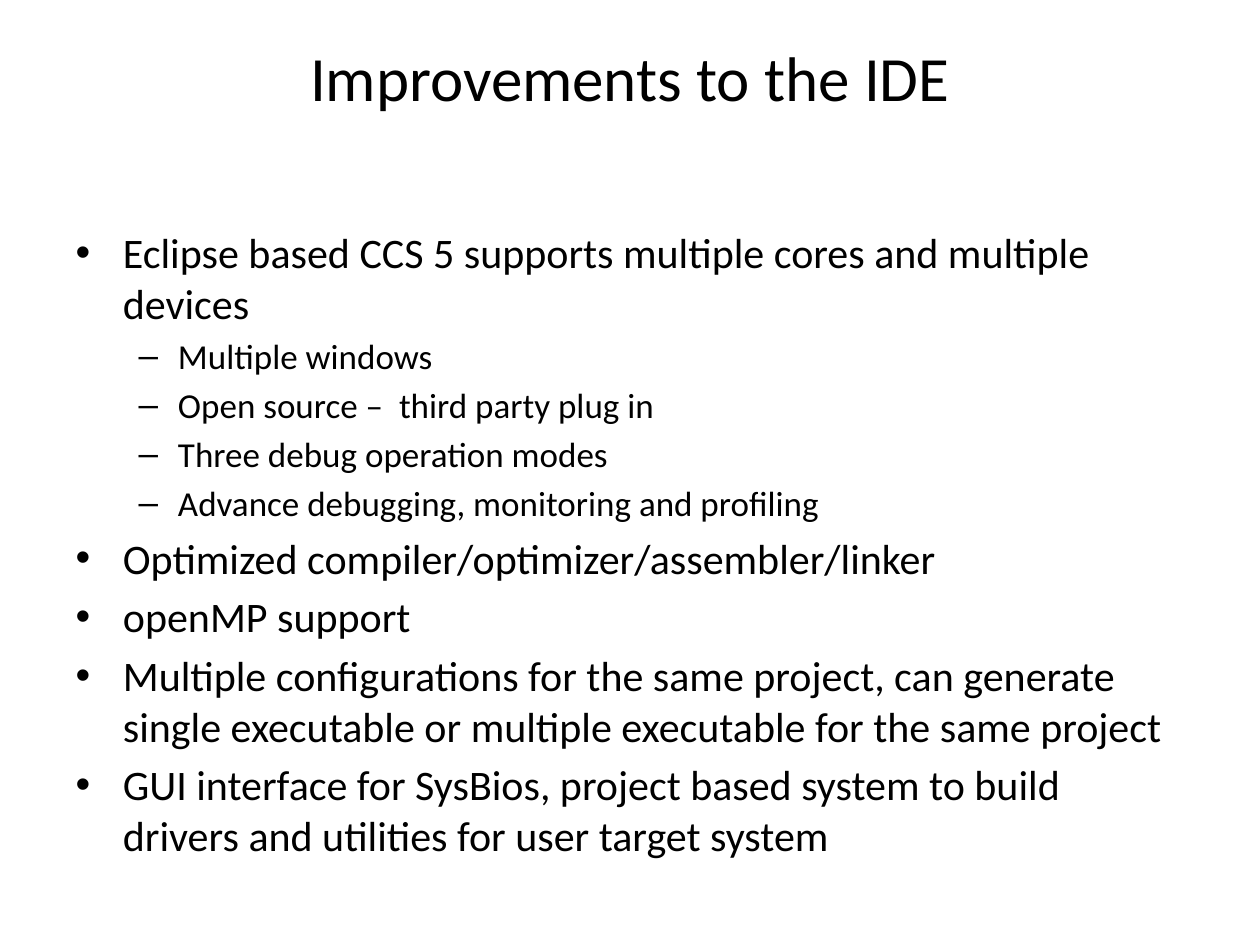
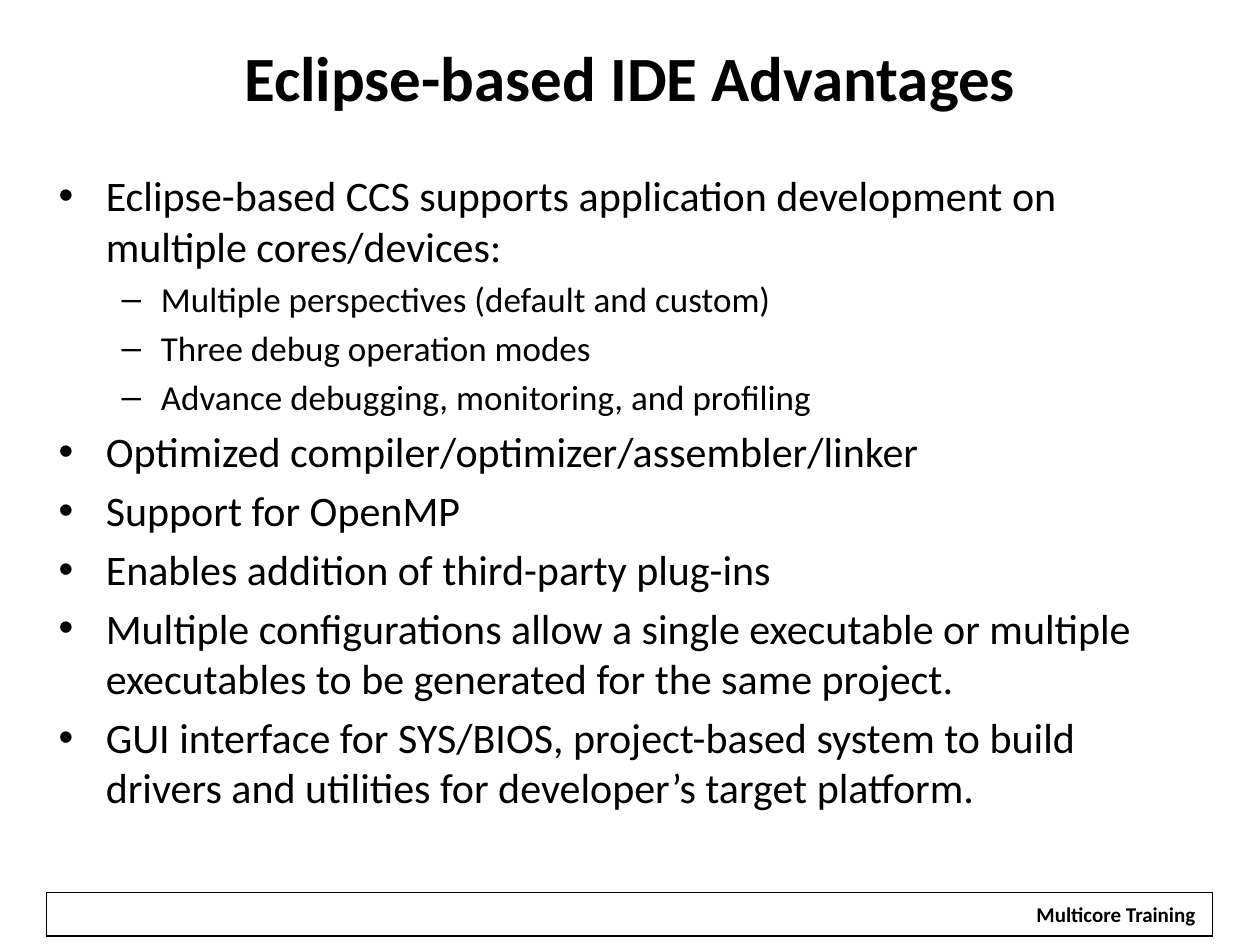
Before and after one commit to hari1989/keystone-workshop, a slide deck: slide 7 of preliminary/Introduction to KeyStone Software ECO.pptx. Drawn at 1260x945 pixels with LibreOffice and Linux fonts; fonts in the diff are those of the drawing; background and template pictures are left out. Boxes give left, top, right and bottom in pixels: in the first picture for what was removed or moved away, otherwise in the second. Text is boxed around its words. In the diff, an @@ line names an element or a change of style, - is before the commit and + after.

```diff
--- a/preliminary/Introduction to KeyStone Software ECO.pptx
+++ b/preliminary/Introduction to KeyStone Software ECO.pptx
@@ title at box(244, 56, 1015, 112): text changed; bold on @@
-Improvements to the IDE
+Eclipse-based IDE Advantages
@@ text "Eclipse-based CCS supports application development ...": place and size @@
-text "Eclipse-based CCS supports application development ..." at box(123, 238, 1161, 859)
+text "Eclipse-based CCS supports application development ..." at box(106, 181, 1130, 811)
@@ text at box(106, 181, 1056, 318): text changed @@
-• Eclipse based CCS 5 supports multiple cores and multiple devices
-  – Multiple windows
-  – Open source – third party plug in
+• Eclipse-based CCS supports application development on multiple cores/devices:
+  – Multiple perspectives (default and custom)
@@ text at box(161, 385, 811, 416): text changed @@
-  – Advance debugging, monitoring and profiling
+  – Advance debugging, monitoring, and profiling
@@ text at box(106, 497, 1130, 811): text changed @@
-• openMP support
-• Multiple configurations for the same project, can generate single executable or multiple executable for the same project
-• GUI interface for SysBios, project based system to build drivers and utilities for user target system
+• Support for OpenMP
+• Enables addition of third-party plug-ins
+• Multiple configurations allow a single executable or multiple executables to be generated for the same project.
+• GUI interface for SYS/BIOS, project-based system to build drivers and utilities for developer’s target platform.
@@ rectangle added at box(47, 892, 1213, 936), outline #000000 0.75 pt @@
@@ rectangle added at box(1023, 896, 1210, 934), fill #FFFFFF, 12 pt, text #000000, bold @@
+Multicore Training
```
Also in this commit, not shown: 12 other slides changed, 6 slides added, 4 slides removed.
